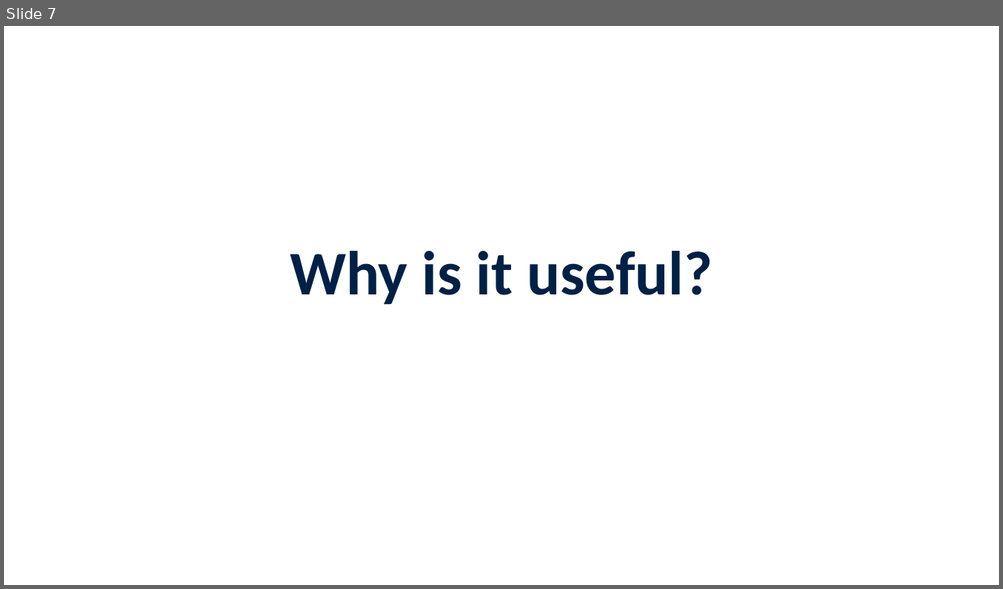
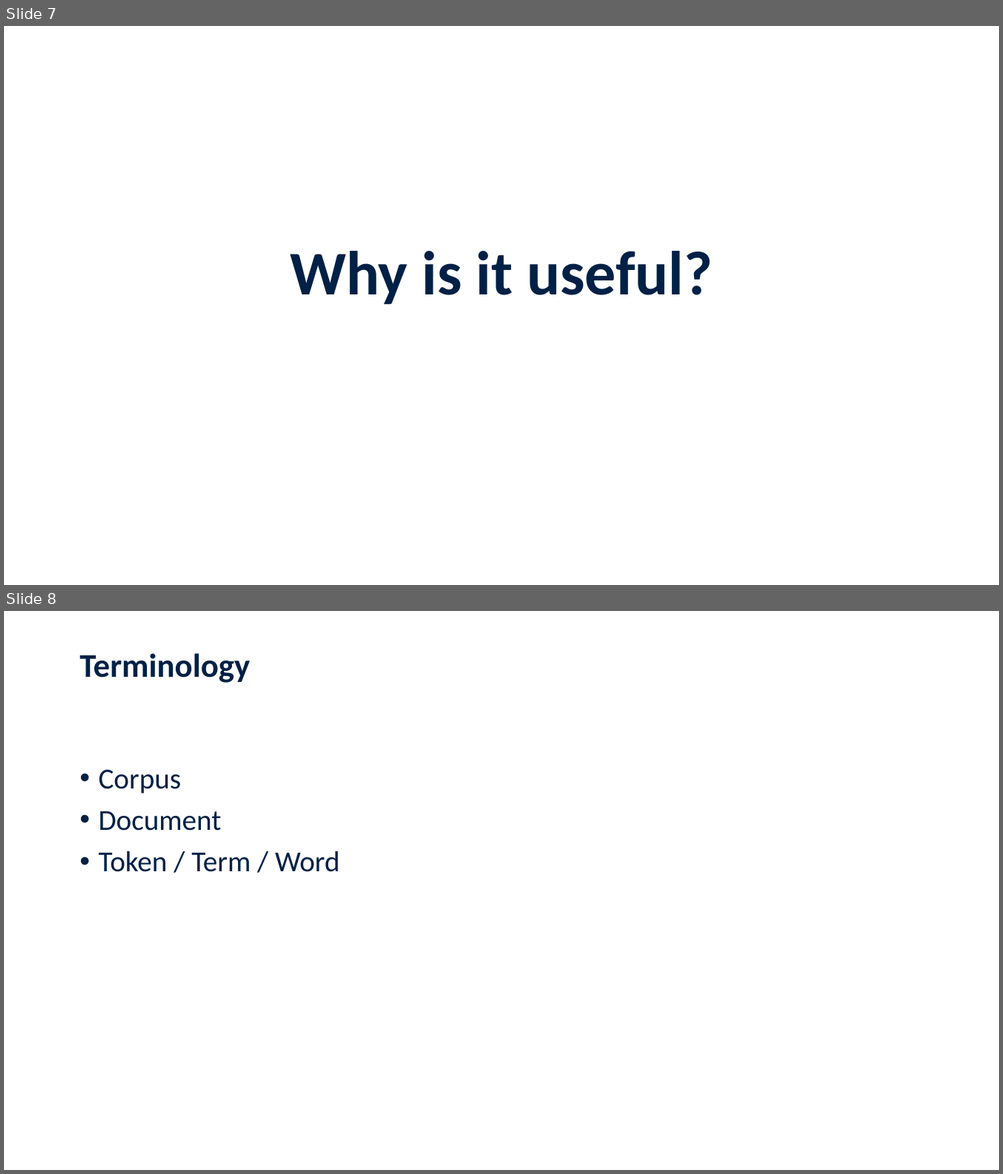
Before and after one commit to jennschilling/sentiment-analysis-in-R, a slide deck: slides/Sentiment Analysis in R.pptx. Shown one above the other, each under a label of ours: slide 7 before the commit, slides 7 and 8 after it. The pictures are 1003x589 and 1003x1174 pixels, drawn with LibreOffice and Linux fonts; fonts in the diff are those of the drawing; background and template pictures are left out. Boxes give left, top, right and bottom in pixels: in the first picture for what was removed or moved away, otherwise in the second. Text is boxed around its words. In the diff, an @@ line names an element or a change of style, - is before the commit and + after.

```diff
--- a/slides/Sentiment Analysis in R.pptx
+++ b/slides/Sentiment Analysis in R.pptx
@@ slide 8 added at [4,611,999,1170], background #FFFFFF @@
@@ title added at [79,653,250,683], 32 pt, text #002045, bold @@
+Terminology
@@ text added at [99,769,339,872], 28 pt, text #002045 @@
+• Corpus
+• Document
+• Token / Term / Word
```
Also in this commit, not shown: 7 slides changed, 7 other slides added, 3 slides removed.
